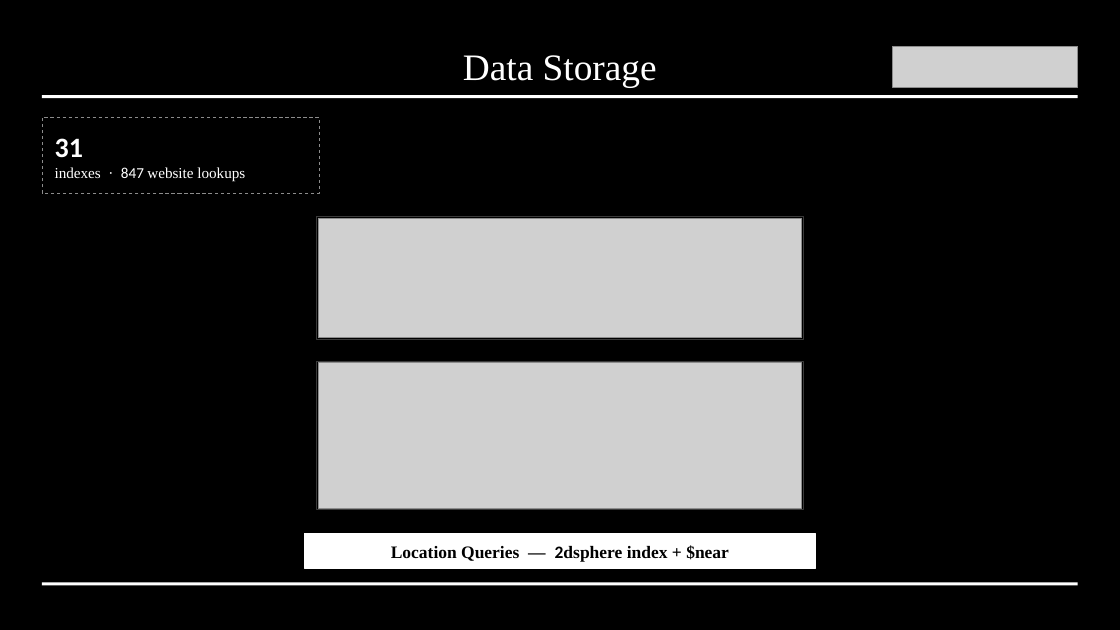
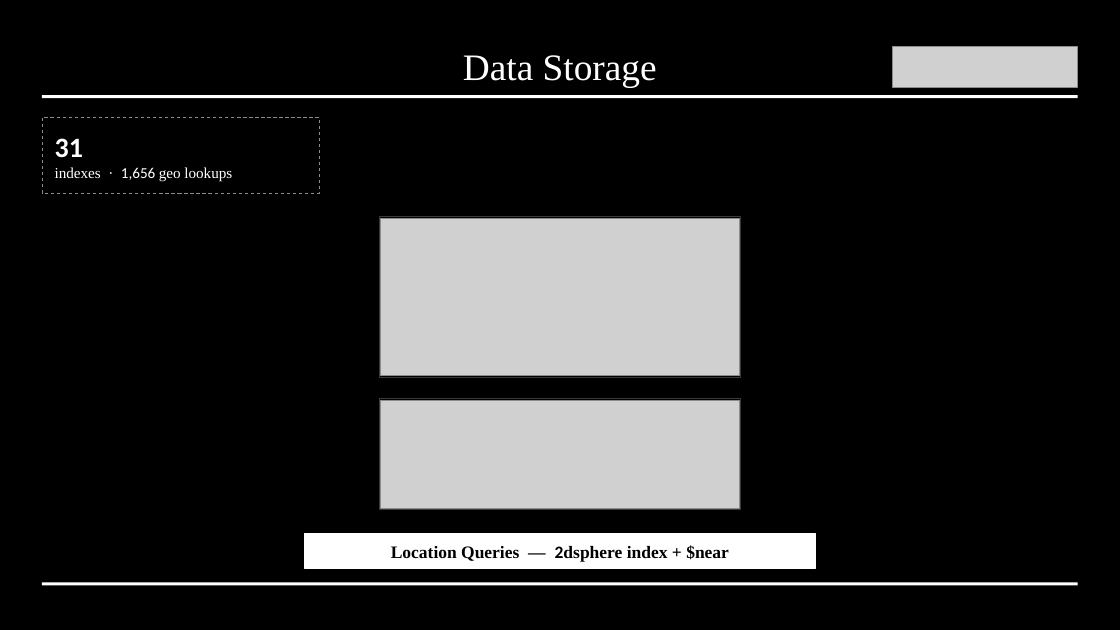
Before and after one commit to shourjomajumder/tamu-lux-survey, a slide deck: slide 7 of docs/slides/Lux_MongoDB.pptx. Drawn at 1120x630 pixels with LibreOffice and Linux fonts; fonts in the diff are those of the drawing; grey boxes stand for pictures. Boxes give left, top, right and bottom in pixels: in the first picture for what was removed or moved away, otherwise in the second. Text is boxed around its words. In the diff, an @@ line names an element or a change of style, - is before the commit and + after.

```diff
--- a/docs/slides/Lux_MongoDB.pptx
+++ b/docs/slides/Lux_MongoDB.pptx
@@ text at <box>55,167,232,182</box>: text changed @@
-indexes · 847 website lookups
+indexes · 1,656 geo lookups
@@ rectangle: place and size @@
-rectangle at <box>317,217,804,339</box>
+rectangle at <box>379,217,741,377</box>
@@ picture: place and size @@
-picture at <box>318,218,802,338</box>
+picture at <box>381,218,739,376</box>
@@ rectangle: place and size @@
-rectangle at <box>317,361,804,510</box>
+rectangle at <box>379,399,741,510</box>
@@ picture: place and size @@
-picture at <box>318,363,802,508</box>
+picture at <box>381,401,739,508</box>
```
Also in this commit, not shown: 2 other slides changed, 5 other files.
